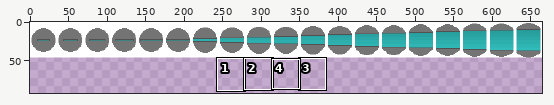
Edited in one commit: sprite sheet (src/assets/img/drone.png). The picture above shows the old version from afar; the outline marks the close-up.
Close-up. Before the commit:
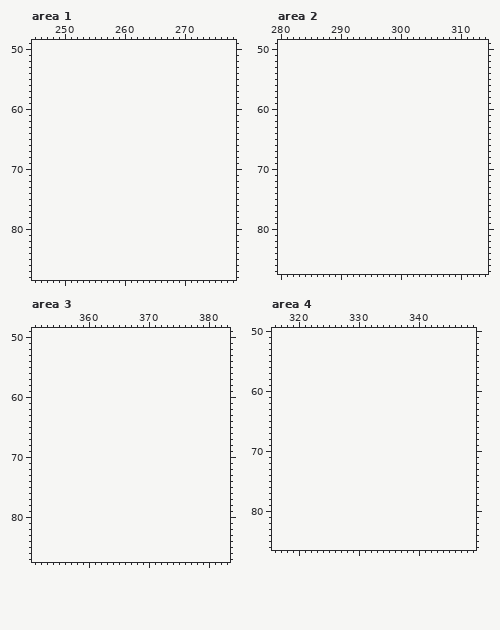
The file is 665x46 pixels. Colours within 5 levels of each other are drawn and written as one. Shown: area 1: x 245..278, y 49..88; area 2: x 280..314, y 49..87; area 3: x 351..383, y 49..87; area 4: x 316..349, y 50..86. The old version is drawn lined up with the new one, on the new canvas. The commit also changed other parts of the picture, which this record leaves out.
Once edited:
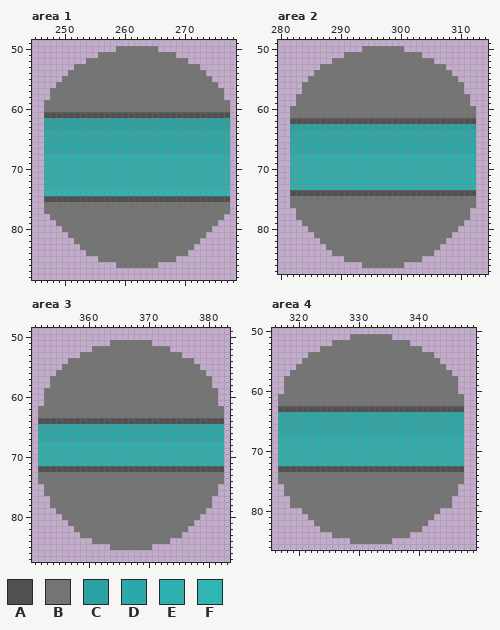
Palette (. is transparent): A #515151  B #747474  C #29a3a2  D #2ba9a8  E #2dafae  F #2fb5b4
Edits made:
canvas 665x46 -> 665x92
Changed rows in their new state; - is an unchanged pixel.
Area 1:
first column x 247:
50 ------------BBBBBBB------------
51 ---------BBBBBBBBBBBBB---------
52 -------BBBBBBBBBBBBBBBBB-------
53 -----BBBBBBBBBBBBBBBBBBBBB-----
54 ----BBBBBBBBBBBBBBBBBBBBBBB----
55 ---BBBBBBBBBBBBBBBBBBBBBBBBB---
56 --BBBBBBBBBBBBBBBBBBBBBBBBBBB--
57 -BBBBBBBBBBBBBBBBBBBBBBBBBBBBB-
58 -BBBBBBBBBBBBBBBBBBBBBBBBBBBBB-
59 BBBBBBBBBBBBBBBBBBBBBBBBBBBBBBB
60 BBBBBBBBBBBBBBBBBBBBBBBBBBBBBBB
61 AAAAAAAAAAAAAAAAAAAAAAAAAAAAAAA
62 CCCCCCCCCCCCCCCCCCCCCCCCCCCCCCC
63 CCCCCCCCCCCCCCCCCCCCCCCCCCCCCCC
64 DDDDDDDDDDDDDDDDDDDDDDDDDDDDDDD
65 DDDDDDDDDDDDDDDDDDDDDDDDDDDDDDD
66 DDDDDDDDDDDDDDDDDDDDDDDDDDDDDDD
67 DDDDDDDDDDDDDDDDDDDDDDDDDDDDDDD
68 EEEEEEEEEEEEEEEEEEEEEEEEEEEEEEE
69 EEEEEEEEEEEEEEEEEEEEEEEEEEEEEEE
70 EEEEEEEEEEEEEEEEEEEEEEEEEEEEEEE
71 EEEEEEEEEEEEEEEEEEEEEEEEEEEEEEE
72 EEEEEEEEEEEEEEEEEEEEEEEEEEEEEEE
73 EEEEEEEEEEEEEEEEEEEEEEEEEEEEEEE
74 FFFFFFFFFFFFFFFFFFFFFFFFFFFFFFF
75 AAAAAAAAAAAAAAAAAAAAAAAAAAAAAAA
76 BBBBBBBBBBBBBBBBBBBBBBBBBBBBBBB
77 BBBBBBBBBBBBBBBBBBBBBBBBBBBBBBB
78 -BBBBBBBBBBBBBBBBBBBBBBBBBBBBB-
79 --BBBBBBBBBBBBBBBBBBBBBBBBBBB--
80 ---BBBBBBBBBBBBBBBBBBBBBBBBB---
81 ----BBBBBBBBBBBBBBBBBBBBBBB----
82 -----BBBBBBBBBBBBBBBBBBBBB-----
83 ------BBBBBBBBBBBBBBBBBBB------
84 -------BBBBBBBBBBBBBBBBB-------
85 ---------BBBBBBBBBBBBB---------
86 ------------BBBBBBB------------
Area 2:
first column x 282:
50 ------------BBBBBBB------------
51 ---------BBBBBBBBBBBBB---------
52 -------BBBBBBBBBBBBBBBBB-------
53 -----BBBBBBBBBBBBBBBBBBBBB-----
54 ----BBBBBBBBBBBBBBBBBBBBBBB----
55 ---BBBBBBBBBBBBBBBBBBBBBBBBB---
56 --BBBBBBBBBBBBBBBBBBBBBBBBBBB--
57 --BBBBBBBBBBBBBBBBBBBBBBBBBBB--
58 -BBBBBBBBBBBBBBBBBBBBBBBBBBBBB-
59 -BBBBBBBBBBBBBBBBBBBBBBBBBBBBB-
60 BBBBBBBBBBBBBBBBBBBBBBBBBBBBBBB
61 BBBBBBBBBBBBBBBBBBBBBBBBBBBBBBB
62 AAAAAAAAAAAAAAAAAAAAAAAAAAAAAAA
63 CCCCCCCCCCCCCCCCCCCCCCCCCCCCCCC
64 DDDDDDDDDDDDDDDDDDDDDDDDDDDDDDD
65 DDDDDDDDDDDDDDDDDDDDDDDDDDDDDDD
66 DDDDDDDDDDDDDDDDDDDDDDDDDDDDDDD
67 DDDDDDDDDDDDDDDDDDDDDDDDDDDDDDD
68 EEEEEEEEEEEEEEEEEEEEEEEEEEEEEEE
69 EEEEEEEEEEEEEEEEEEEEEEEEEEEEEEE
70 EEEEEEEEEEEEEEEEEEEEEEEEEEEEEEE
71 EEEEEEEEEEEEEEEEEEEEEEEEEEEEEEE
72 EEEEEEEEEEEEEEEEEEEEEEEEEEEEEEE
73 EEEEEEEEEEEEEEEEEEEEEEEEEEEEEEE
74 AAAAAAAAAAAAAAAAAAAAAAAAAAAAAAA
75 BBBBBBBBBBBBBBBBBBBBBBBBBBBBBBB
76 BBBBBBBBBBBBBBBBBBBBBBBBBBBBBBB
77 -BBBBBBBBBBBBBBBBBBBBBBBBBBBBB-
78 -BBBBBBBBBBBBBBBBBBBBBBBBBBBBB-
79 --BBBBBBBBBBBBBBBBBBBBBBBBBBB--
80 ---BBBBBBBBBBBBBBBBBBBBBBBBB---
81 ----BBBBBBBBBBBBBBBBBBBBBBB----
82 -----BBBBBBBBBBBBBBBBBBBBB-----
83 ------BBBBBBBBBBBBBBBBBBB------
84 -------BBBBBBBBBBBBBBBBB-------
85 ---------BBBBBBBBBBBBB---------
86 ------------BBBBBBB------------
Area 3:
first column x 352:
51 ------------BBBBBBB------------
52 ---------BBBBBBBBBBBBB---------
53 -------BBBBBBBBBBBBBBBBB-------
54 -----BBBBBBBBBBBBBBBBBBBBB-----
55 ----BBBBBBBBBBBBBBBBBBBBBBB----
56 ---BBBBBBBBBBBBBBBBBBBBBBBBB---
57 --BBBBBBBBBBBBBBBBBBBBBBBBBBB--
58 --BBBBBBBBBBBBBBBBBBBBBBBBBBB--
59 -BBBBBBBBBBBBBBBBBBBBBBBBBBBBB-
60 -BBBBBBBBBBBBBBBBBBBBBBBBBBBBB-
61 -BBBBBBBBBBBBBBBBBBBBBBBBBBBBB-
62 BBBBBBBBBBBBBBBBBBBBBBBBBBBBBBB
63 BBBBBBBBBBBBBBBBBBBBBBBBBBBBBBB
64 AAAAAAAAAAAAAAAAAAAAAAAAAAAAAAA
65 DDDDDDDDDDDDDDDDDDDDDDDDDDDDDDD
66 DDDDDDDDDDDDDDDDDDDDDDDDDDDDDDD
67 DDDDDDDDDDDDDDDDDDDDDDDDDDDDDDD
68 EEEEEEEEEEEEEEEEEEEEEEEEEEEEEEE
69 EEEEEEEEEEEEEEEEEEEEEEEEEEEEEEE
70 EEEEEEEEEEEEEEEEEEEEEEEEEEEEEEE
71 EEEEEEEEEEEEEEEEEEEEEEEEEEEEEEE
72 AAAAAAAAAAAAAAAAAAAAAAAAAAAAAAA
73 BBBBBBBBBBBBBBBBBBBBBBBBBBBBBBB
74 BBBBBBBBBBBBBBBBBBBBBBBBBBBBBBB
75 -BBBBBBBBBBBBBBBBBBBBBBBBBBBBB-
76 -BBBBBBBBBBBBBBBBBBBBBBBBBBBBB-
77 --BBBBBBBBBBBBBBBBBBBBBBBBBBB--
78 --BBBBBBBBBBBBBBBBBBBBBBBBBBB--
79 ---BBBBBBBBBBBBBBBBBBBBBBBBB---
80 ----BBBBBBBBBBBBBBBBBBBBBBB----
81 -----BBBBBBBBBBBBBBBBBBBBB-----
82 ------BBBBBBBBBBBBBBBBBBB------
83 -------BBBBBBBBBBBBBBBBB-------
84 ---------BBBBBBBBBBBBB---------
85 ------------BBBBBBB------------
Area 4:
first column x 317:
51 ------------BBBBBBB------------
52 ---------BBBBBBBBBBBBB---------
53 -------BBBBBBBBBBBBBBBBB-------
54 -----BBBBBBBBBBBBBBBBBBBBB-----
55 ----BBBBBBBBBBBBBBBBBBBBBBB----
56 ---BBBBBBBBBBBBBBBBBBBBBBBBB---
57 --BBBBBBBBBBBBBBBBBBBBBBBBBBB--
58 -BBBBBBBBBBBBBBBBBBBBBBBBBBBBB-
59 -BBBBBBBBBBBBBBBBBBBBBBBBBBBBB-
60 -BBBBBBBBBBBBBBBBBBBBBBBBBBBBB-
61 BBBBBBBBBBBBBBBBBBBBBBBBBBBBBBB
62 BBBBBBBBBBBBBBBBBBBBBBBBBBBBBBB
63 AAAAAAAAAAAAAAAAAAAAAAAAAAAAAAA
64 DDDDDDDDDDDDDDDDDDDDDDDDDDDDDDD
65 DDDDDDDDDDDDDDDDDDDDDDDDDDDDDDD
66 DDDDDDDDDDDDDDDDDDDDDDDDDDDDDDD
67 DDDDDDDDDDDDDDDDDDDDDDDDDDDDDDD
68 EEEEEEEEEEEEEEEEEEEEEEEEEEEEEEE
69 EEEEEEEEEEEEEEEEEEEEEEEEEEEEEEE
70 EEEEEEEEEEEEEEEEEEEEEEEEEEEEEEE
71 EEEEEEEEEEEEEEEEEEEEEEEEEEEEEEE
72 EEEEEEEEEEEEEEEEEEEEEEEEEEEEEEE
73 AAAAAAAAAAAAAAAAAAAAAAAAAAAAAAA
74 BBBBBBBBBBBBBBBBBBBBBBBBBBBBBBB
75 BBBBBBBBBBBBBBBBBBBBBBBBBBBBBBB
76 -BBBBBBBBBBBBBBBBBBBBBBBBBBBBB-
77 -BBBBBBBBBBBBBBBBBBBBBBBBBBBBB-
78 --BBBBBBBBBBBBBBBBBBBBBBBBBBB--
79 --BBBBBBBBBBBBBBBBBBBBBBBBBBB--
80 ----BBBBBBBBBBBBBBBBBBBBBBB----
81 -----BBBBBBBBBBBBBBBBBBBBB-----
82 ------BBBBBBBBBBBBBBBBBBB------
83 -------BBBBBBBBBBBBBBBBB-------
84 ---------BBBBBBBBBBBBB---------
85 ------------BBBBBBB------------
